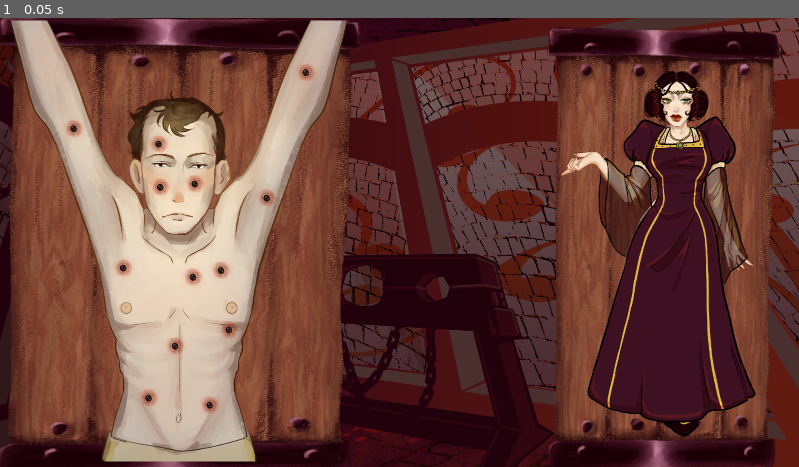
Above: before the commit, frame 1.
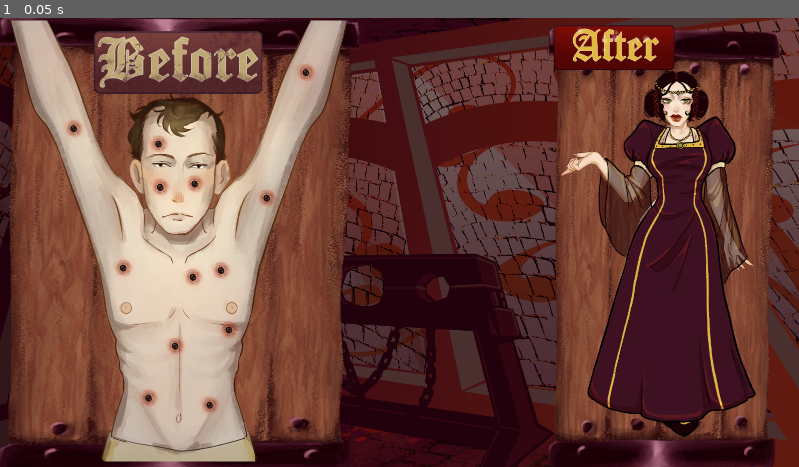
Above: after the commit, the same moment.

Repository: Zartok89/PeasantToPrincess
Game: Godot game, scene res://Scenes/phase_4_BeforeAfter_A.tscn
Same seed, same stepped clock (60 frames per second), same inputs: the game is played once before the commit and once after it. This scene is started directly instead of the project's main scene.
Inputs:
- Up to frame 1 (0.05 s): no input

The runs differ from the first frame. In frame 1, 4.1% of the frame differs, in the area x 11-85%, y 1-17%.

Commit message:
Added before and after

Diff:
--- /dev/null
+++ b/Scenes/dressup_a.gd
@@ -0,0 +1,5 @@
+extends Control
+
+
+func _on_button_down() -> void:
+	get_tree().change_scene_to_file("res://Scenes/phase_4_BeforeAfter_A.tscn")
--- /dev/null
+++ b/Scenes/dressup_b.gd
@@ -0,0 +1,5 @@
+extends Control
+
+
+func _on_button_down() -> void:
+	get_tree().change_scene_to_file("res://Scenes/phase_4_BeforeAfter_B.tscn")
--- /dev/null
+++ b/Scenes/dressup_c.gd
@@ -0,0 +1,5 @@
+extends Control
+
+
+func _on_button_down() -> void:
+	get_tree().change_scene_to_file("res://Scenes/phase_4_BeforeAfter_C.tscn")
--- a/Scenes/makeup.gd
+++ b/Scenes/makeup.gd
@@ -35,12 +35,13 @@
 func _trigger_next_function():
 	if nice_face:
 		nice_face.visible = true
-		await get_tree().create_timer(5.0).timeout
-		get_tree().change_scene_to_file("res://Scenes/phase_4_BeforeAfter.tscn")
-		queue_free()
 
 	if nice_face2:
 		nice_face2.visible = true
 
 	self.visible = false
 	is_held = false
+
+	await get_tree().create_timer(3.0).timeout
+	get_tree().change_scene_to_file("res://Scenes/phase_3_dressup.tscn")
+	queue_free()
--- a/Scenes/phase_3_dressup.tscn
+++ b/Scenes/phase_3_dressup.tscn
@@ -3,6 +3,9 @@
 [ext_resource type="Texture2D" uid="uid://rxtg327lvccx" path="res://Assets/MainMenu/bg.png" id="1_kegg6"]
 [ext_resource type="Texture2D" uid="uid://hysbvfp0c8wn" path="res://Assets/BaseCharacter/full_body.png" id="3_2vh35"]
 [ext_resource type="Texture2D" uid="uid://18mhuvippgwk" path="res://Assets/stretch_bench.png" id="3_qsbxe"]
+[ext_resource type="Script" uid="uid://cdypefmotjr2x" path="res://Scenes/dressup_a.gd" id="4_2vh35"]
+[ext_resource type="Script" uid="uid://d0qwi7hyowrao" path="res://Scenes/dressup_b.gd" id="5_h31tl"]
+[ext_resource type="Script" uid="uid://cthgmsml4gbpk" path="res://Scenes/dressup_c.gd" id="6_u75eu"]
 
 [node name="Phase3_Dressup" type="Node" unique_id=1334551469]
 
@@ -35,3 +38,31 @@
 position = Vector2(4884.454, 2305.7415)
 scale = Vector2(5.910613, 5.910613)
 texture = ExtResource("3_2vh35")
+
+[node name="Dressup A" type="Button" parent="." unique_id=1272511341]
+offset_left = 313.0
+offset_top = 211.0
+offset_right = 321.0
+offset_bottom = 219.0
+text = "Dressup A"
+script = ExtResource("4_2vh35")
+
+[node name="Dressup B" type="Button" parent="." unique_id=273363729]
+offset_left = 313.0
+offset_top = 286.0
+offset_right = 400.0
+offset_bottom = 317.0
+text = "Dressup B "
+script = ExtResource("5_h31tl")
+
+[node name="Dressup C" type="Button" parent="." unique_id=1565865550]
+offset_left = 313.0
+offset_top = 353.0
+offset_right = 400.0
+offset_bottom = 384.0
+text = "Dressup C"
+script = ExtResource("6_u75eu")
+
+[connection signal="button_down" from="Dressup A" to="Dressup A" method="_on_button_down"]
+[connection signal="button_down" from="Dressup B" to="Dressup B" method="_on_button_down"]
+[connection signal="button_down" from="Dressup C" to="Dressup C" method="_on_button_down"]
--- a/Scenes/phase_4_BeforeAfter_A.tscn
+++ b/Scenes/phase_4_BeforeAfter_A.tscn
@@ -10,6 +10,8 @@
 [ext_resource type="Script" uid="uid://c4b3ptcemdxnm" path="res://Scenes/cysts.gd" id="8_68302"]
 [ext_resource type="Texture2D" uid="uid://rjds2jyvordt" path="res://Assets/Plagues/wound1.png" id="9_7qd6j"]
 [ext_resource type="Texture2D" uid="uid://c4mj1enrq40en" path="res://Assets/Plagues/wound2.png" id="10_4lu72"]
+[ext_resource type="Texture2D" uid="uid://b23jn2gtrvg6g" path="res://Assets/before.png" id="11_68302"]
+[ext_resource type="Texture2D" uid="uid://mikgdr444ws2" path="res://Assets/After.png" id="12_7qd6j"]
 
 [sub_resource type="RectangleShape2D" id="RectangleShape2D_do63o"]
 size = Vector2(76.5, 73.5)
@@ -297,3 +299,13 @@
 [node name="Cyst" type="Sprite2D" parent="Cysts/Cyst12" unique_id=1550320747]
 scale = Vector2(0.98587954, 0.98520327)
 texture = ExtResource("10_4lu72")
+
+[node name="Before" type="Sprite2D" parent="." unique_id=337573237]
+position = Vector2(427, 107)
+scale = Vector2(0.43760538, 0.43760538)
+texture = ExtResource("11_68302")
+
+[node name="After" type="Sprite2D" parent="." unique_id=1178258297]
+position = Vector2(1475.0001, 71.00003)
+scale = Vector2(0.31419224, 0.31419224)
+texture = ExtResource("12_7qd6j")
--- a/Scenes/phase_4_BeforeAfter_B.tscn
+++ b/Scenes/phase_4_BeforeAfter_B.tscn
@@ -10,6 +10,8 @@
 [ext_resource type="Script" uid="uid://c4b3ptcemdxnm" path="res://Scenes/cysts.gd" id="8_jhtid"]
 [ext_resource type="Texture2D" uid="uid://rjds2jyvordt" path="res://Assets/Plagues/wound1.png" id="9_o1bhg"]
 [ext_resource type="Texture2D" uid="uid://c4mj1enrq40en" path="res://Assets/Plagues/wound2.png" id="10_otapy"]
+[ext_resource type="Texture2D" uid="uid://b23jn2gtrvg6g" path="res://Assets/before.png" id="11_usja0"]
+[ext_resource type="Texture2D" uid="uid://mikgdr444ws2" path="res://Assets/After.png" id="12_tjg3o"]
 
 [sub_resource type="RectangleShape2D" id="RectangleShape2D_do63o"]
 size = Vector2(76.5, 73.5)
@@ -297,3 +299,13 @@
 [node name="Cyst" type="Sprite2D" parent="Cysts/Cyst12" unique_id=1550320747]
 scale = Vector2(0.98587954, 0.98520327)
 texture = ExtResource("10_otapy")
+
+[node name="Before" type="Sprite2D" parent="." unique_id=1658307465]
+position = Vector2(427, 107)
+scale = Vector2(0.43760538, 0.43760538)
+texture = ExtResource("11_usja0")
+
+[node name="After" type="Sprite2D" parent="." unique_id=501061817]
+position = Vector2(1475.0001, 71.00003)
+scale = Vector2(0.31419224, 0.31419224)
+texture = ExtResource("12_tjg3o")
--- a/Scenes/phase_4_BeforeAfter_C.tscn
+++ b/Scenes/phase_4_BeforeAfter_C.tscn
@@ -10,6 +10,8 @@
 [ext_resource type="Script" uid="uid://c4b3ptcemdxnm" path="res://Scenes/cysts.gd" id="8_3xhv5"]
 [ext_resource type="Texture2D" uid="uid://rjds2jyvordt" path="res://Assets/Plagues/wound1.png" id="9_iy255"]
 [ext_resource type="Texture2D" uid="uid://c4mj1enrq40en" path="res://Assets/Plagues/wound2.png" id="10_682qd"]
+[ext_resource type="Texture2D" uid="uid://b23jn2gtrvg6g" path="res://Assets/before.png" id="11_g3iao"]
+[ext_resource type="Texture2D" uid="uid://mikgdr444ws2" path="res://Assets/After.png" id="12_suy00"]
 
 [sub_resource type="RectangleShape2D" id="RectangleShape2D_do63o"]
 size = Vector2(76.5, 73.5)
@@ -296,3 +298,13 @@
 [node name="Cyst" type="Sprite2D" parent="Cysts/Cyst12" unique_id=1550320747]
 scale = Vector2(0.98587954, 0.98520327)
 texture = ExtResource("10_682qd")
+
+[node name="Before" type="Sprite2D" parent="." unique_id=1521097302]
+position = Vector2(427, 107)
+scale = Vector2(0.43760538, 0.43760538)
+texture = ExtResource("11_g3iao")
+
+[node name="After" type="Sprite2D" parent="." unique_id=224909422]
+position = Vector2(1475.0001, 71.00003)
+scale = Vector2(0.31419224, 0.31419224)
+texture = ExtResource("12_suy00")
Binary file added: Assets/After.png
Not shown, added: Assets/After.png.import
Binary file added: Assets/before.png
Not shown, added: Assets/before.png.import
Not shown, added: Scenes/dressup_a.gd.uid
Not shown, added: Scenes/dressup_b.gd.uid
Not shown, added: Scenes/dressup_c.gd.uid
